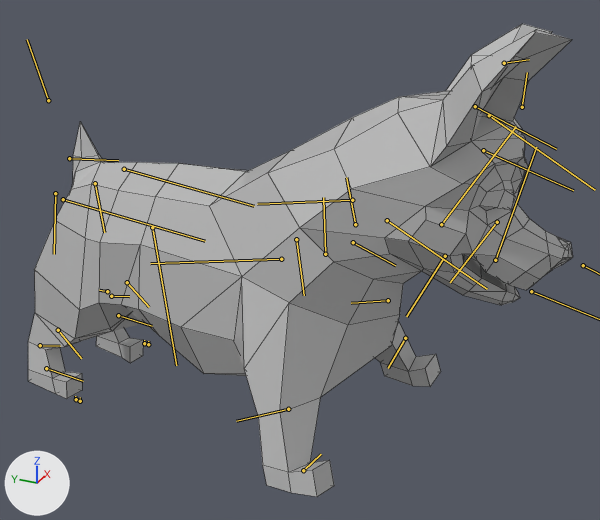
One commit to the FBX model Happy Hounds VR/Assets/Art/Animations/Blocking - Corgi/Corgi@CorgiLyingDownPetting.fbx: the scene before it, then after it.
One viewpoint serves both versions: a camera (50 mm lens) standing at (-0.63, -0.372, 0.393) and looking at (-0.01, -0.092, 0.083). The lights are fixed; the arrows at lower left show +X, +Y and +Z. Both versions are drawn at frame 1 of the action 'Take 001'; the numbers are the values there. The bones that bend it are drawn over the model as lines. Mesh edges are drawn as thin lines.

The first picture shows 'Corgi'.
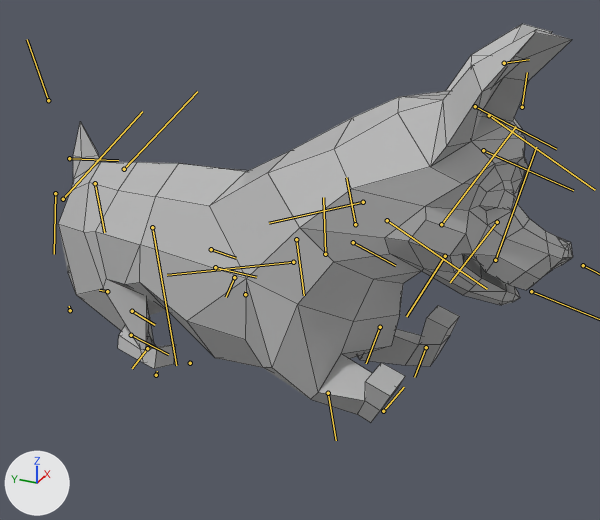
Boxes [x1, y1, x2, y2] around the edits, measured in the pictures (600 x 520 px):
'Corgi', posed (16% shorter): before [28, 24, 573, 497]; after [58, 24, 573, 422]
bone 'Bip002 L UpperArm', root to tip: before (352, 200) to (257, 204); after (363, 202) to (269, 223)
bone 'Bip002 L Forearm', root to tip: before (388, 300) to (351, 303); after (380, 327) to (366, 363)
bone 'Bip002 L Hand', root to tip: before (405, 338) to (388, 368); after (426, 347) to (414, 377)
bone 'Bip002 R UpperArm', root to tip: before (281, 259) to (150, 263); after (293, 262) to (167, 275)
bone 'Bip002 R Forearm', root to tip: before (288, 409) to (236, 421); after (328, 393) to (336, 440)
bone 'Bip002 R Hand', root to tip: before (303, 470) to (321, 454); after (383, 411) to (404, 387)
bone 'Bip002 L Thigh', root to tip: before (124, 169) to (254, 206); after (124, 169) to (197, 91)
bone 'Bip002 L Calf', root to tip: before (127, 282) to (149, 307); after (234, 277) to (226, 297)
bone 'Bip002 L HorseLink', root to tip: before (111, 296) to (129, 296); after (211, 249) to (236, 258)
bone 'Bip002 L Foot', root to tip: before (118, 315) to (152, 326); after (215, 267) to (256, 277)
bone 'Bip002 R Thigh', root to tip: before (63, 199) to (205, 241); after (63, 199) to (142, 111)
bone 'Bip002 R Calf', root to tip: before (58, 330) to (81, 358); after (147, 348) to (132, 368)
bone 'Bip002 R HorseLink', root to tip: before (40, 345) to (60, 346); after (132, 311) to (155, 325)
bone 'Bip002 R Foot', root to tip: before (46, 368) to (83, 381); after (131, 335) to (168, 354)

The change in detail:
Bone 'Bip002 L UpperArm' (bone_bip002_l_upperarm) moves from (0.0, 0.0, 0.0) to (0.3, -1.0, 0.1).
Bone 'Bip002 L UpperArm' (bone_bip002_l_upperarm) turns from (0, 0, 0) to (-6, 20, -9) degrees about its own x, y and z.
Bone 'Bip002 L Forearm' (bone_bip002_l_forearm) moves from (0.0, 0.0, 0.0) to (-0.2, 1.7, -0.2).
Bone 'Bip002 L Forearm' (bone_bip002_l_forearm) turns from (0, 0, 0) to (0, 0, -38) degrees about its own x, y and z.
Bone 'Bip002 L Hand' (bone_bip002_l_hand) moves from (0.0, 0.0, 0.0) to (-0.8, -0.2, -1.9).
Bone 'Bip002 L Hand' (bone_bip002_l_hand) turns from (0, 0, 0) to (2, 14, -15) degrees about its own x, y and z.
Bone 'Bip002 R UpperArm' (bone_bip002_r_upperarm) moves from (0.0, 0.0, 0.0) to (0.3, -1.0, -0.1).
Bone 'Bip002 R UpperArm' (bone_bip002_r_upperarm) turns from (0, 0, 0) to (3, -21, -5) degrees about its own x, y and z.
Bone 'Bip002 R Forearm' (bone_bip002_r_forearm) turns from (0, 0, 0) to (0, 0, -62) degrees about its own x, y and z.
Bone 'Bip002 R Hand' (bone_bip002_r_hand) moves from (0.0, 0.0, 0.0) to (-0.3, 0.0, 0.0).
Bone 'Bip002 R Hand' (bone_bip002_r_hand) turns from (0, 0, 0) to (0, 12, -12) degrees about its own x, y and z.
Bone 'Bip002 L Thigh' (bone_bip002_l_thigh) turns from (0, 0, 0) to (-2, 10, 47) degrees about its own x, y and z.
Bone 'Bip002 L Calf' (bone_bip002_l_calf) moves from (0.0, 0.0, 0.0) to (-0.8, 0.9, 0.0).
Bone 'Bip002 L Calf' (bone_bip002_l_calf) turns from (0, 0, 0) to (0, 0, -117) degrees about its own x, y and z.
Bone 'Bip002 L HorseLink' (bone_bip002_l_horselink) moves from (0.0, 0.0, 0.0) to (-2.1, -0.4, 0.0).
Bone 'Bip002 L HorseLink' (bone_bip002_l_horselink) turns from (0, 0, 0) to (0, 1, 43) degrees about its own x, y and z.
Bone 'Bip002 L Foot' (bone_bip002_l_foot) moves from (0.0, 0.0, 0.0) to (-0.4, 0.8, 0.0).
Bone 'Bip002 L Foot' (bone_bip002_l_foot) turns from (0, 0, 0) to (0, 0, 22) degrees about its own x, y and z.
Bone 'Bip002 R Thigh' (bone_bip002_r_thigh) turns from (0, 0, 0) to (1, -12, 48) degrees about its own x, y and z.
Bone 'Bip002 R Calf' (bone_bip002_r_calf) moves from (0.0, 0.0, 0.0) to (-0.6, 0.7, 0.0).
Bone 'Bip002 R Calf' (bone_bip002_r_calf) turns from (0, 0, 0) to (0, 0, -126) degrees about its own x, y and z.
Bone 'Bip002 R HorseLink' (bone_bip002_r_horselink) moves from (0.0, 0.0, 0.0) to (-1.7, -0.2, 0.0).
Bone 'Bip002 R HorseLink' (bone_bip002_r_horselink) turns from (0, 0, 0) to (0, 0, 52) degrees about its own x, y and z.
Bone 'Bip002 R Foot' (bone_bip002_r_foot) moves from (0.0, 0.0, 0.0) to (-0.3, 0.6, 0.0).
Bone 'Bip002 R Foot' (bone_bip002_r_foot) turns from (0, 0, 0) to (0, 0, 23) degrees about its own x, y and z.
